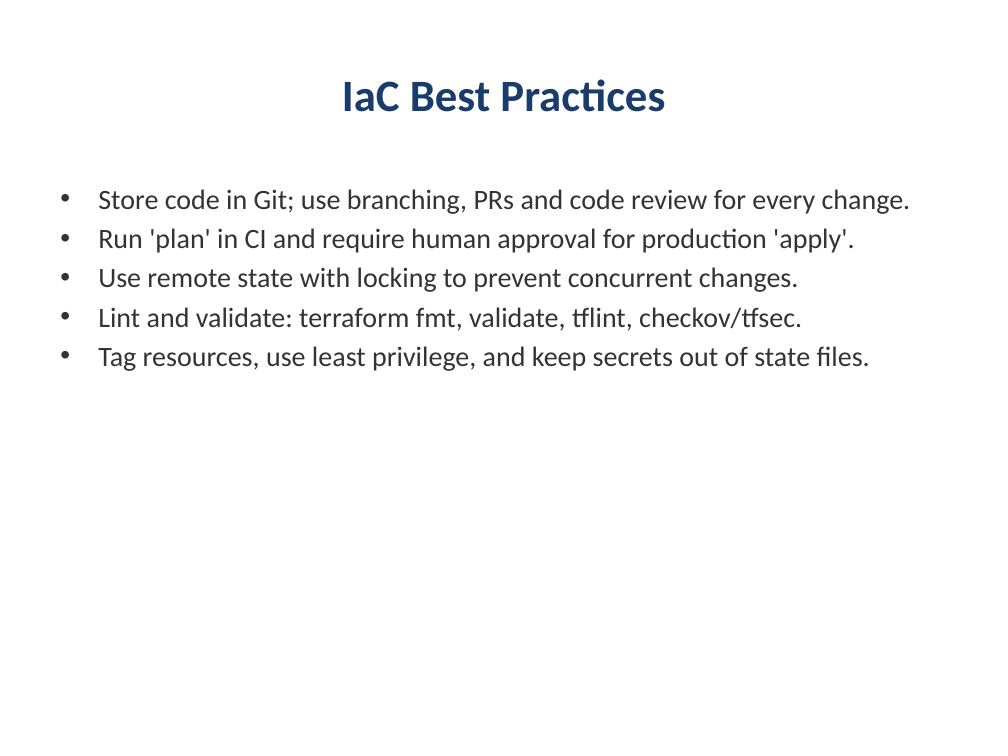
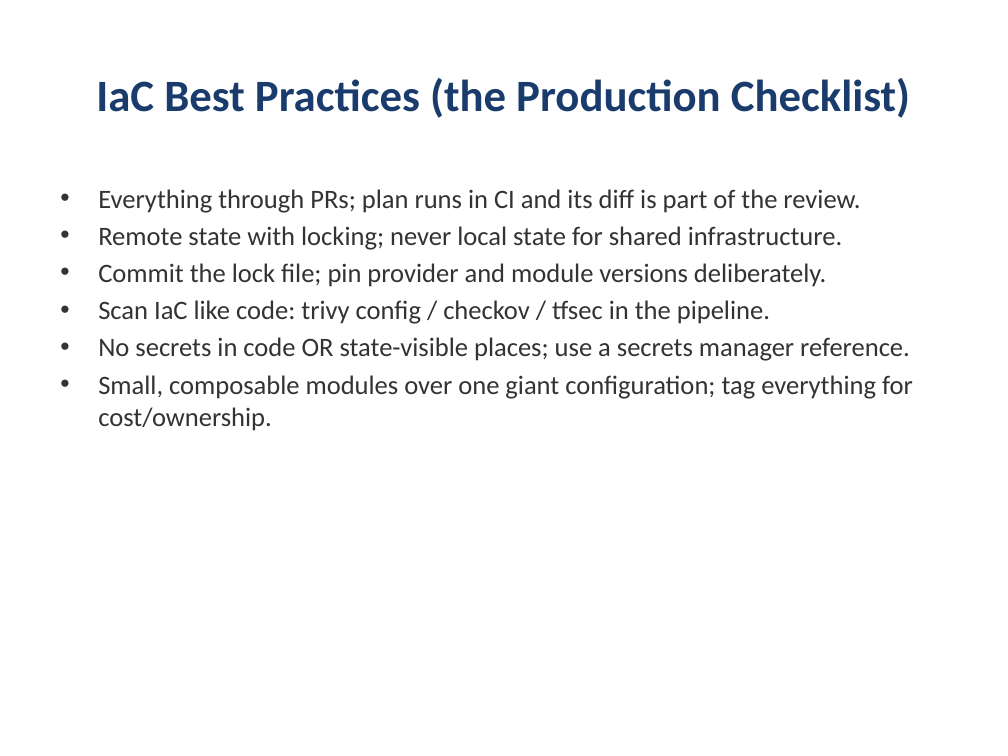
Before and after one commit to kumbulanit/devopsplaformngr, a slide deck: slide 34 of slides/DevOps-PlatformEngineering-Day1.pptx (slide 23 before the commit). Drawn at 1008x756 pixels with LibreOffice and Linux fonts; fonts in the diff are those of the drawing. Boxes give left, top, right and bottom in pixels: in the first picture for what was removed or moved away, otherwise in the second. Text is boxed around its words. In the diff, an @@ line names an element or a change of style, - is before the commit and + after.

```diff
--- a/slides/DevOps-PlatformEngineering-Day1.pptx
+++ b/slides/DevOps-PlatformEngineering-Day1.pptx
@@ title at (96,78,910,118): text changed @@
-IaC Best Practices
+IaC Best Practices (the Production Checklist)
@@ text at (98,189,913,431): text changed; size 20 to 19 pt @@
-• Store code in Git; use branching, PRs and code review for every change.
-• Run 'plan' in CI and require human approval for production 'apply'.
-• Use remote state with locking to prevent concurrent changes.
-• Lint and validate: terraform fmt, validate, tflint, checkov/tfsec.
-• Tag resources, use least privilege, and keep secrets out of state files.
+• Everything through PRs; plan runs in CI and its diff is part of the review.
+• Remote state with locking; never local state for shared infrastructure.
+• Commit the lock file; pin provider and module versions deliberately.
+• Scan IaC like code: trivy config / checkov / tfsec in the pipeline.
+• No secrets in code OR state-visible places; use a secrets manager reference.
+• Small, composable modules over one giant configuration; tag everything for cost/ownership.
```
Also in this commit, not shown: 15 other slides changed, 23 slides added, 10 slides removed, 9 other files.
